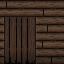
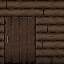
Layers edited between the first and the second 64 × 64 image:
removed layer "Layer 2" over [left=9, top=19, right=28, bottom=63]
painted on "Doorway" over [left=0, top=0, right=63, bottom=64]
